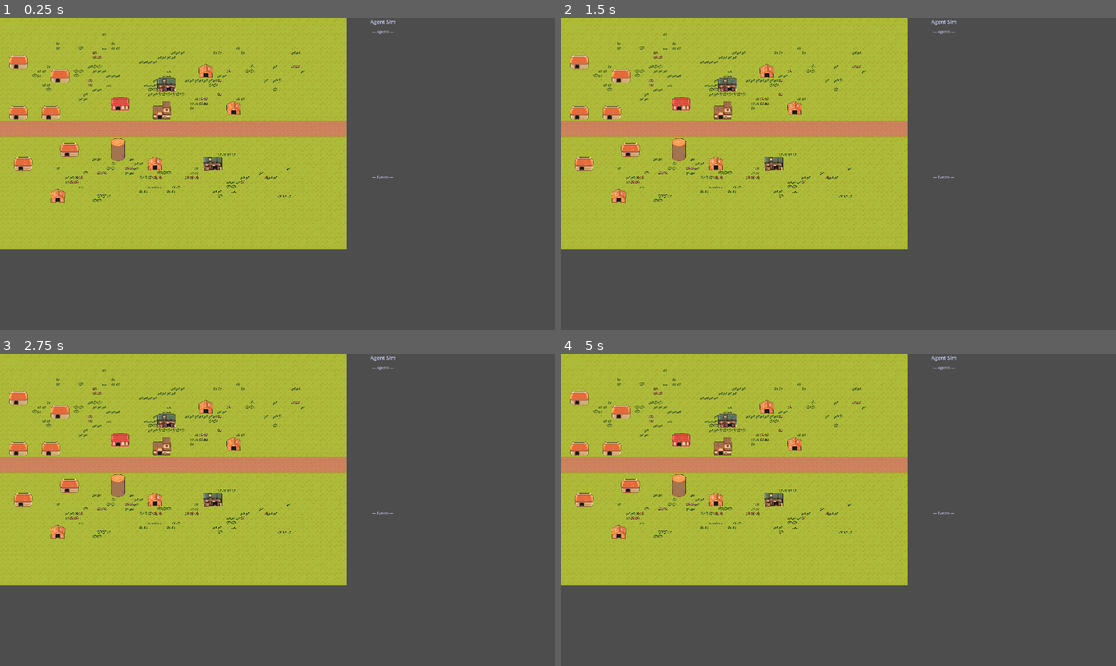
Above: before the commit, frames 1-4 (two rows, left to right).
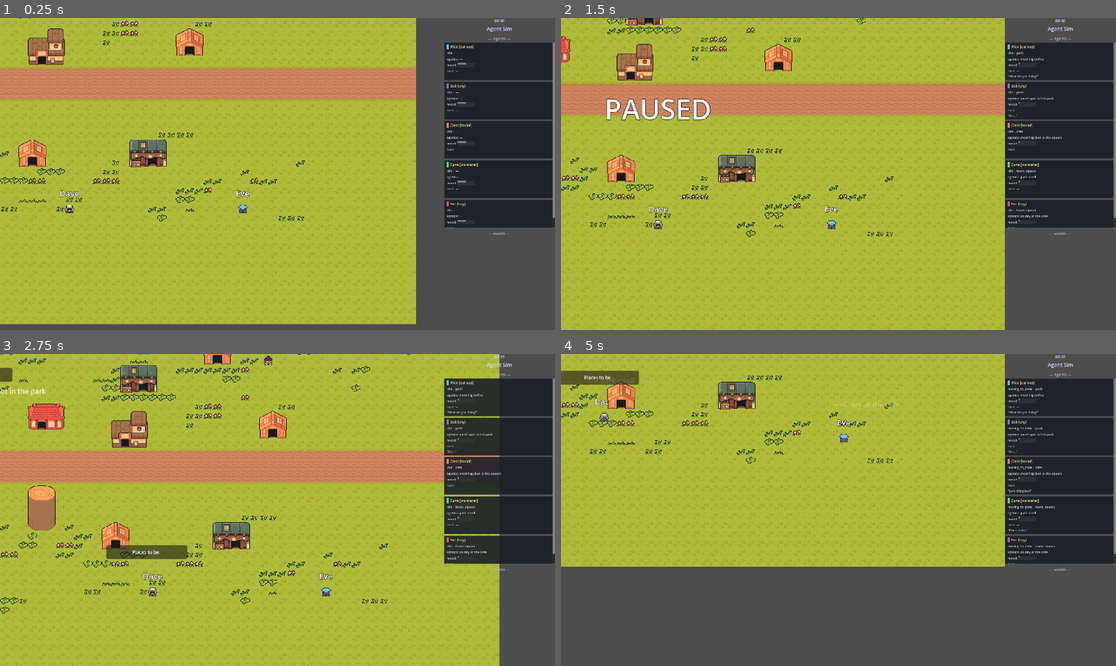
Above: after the commit, the same moments.

Repository: Erik-Huang/godot-agent-sim
Game: Godot game, scene res://main.tscn
Same seed, same stepped clock (60 frames per second), same inputs: the game is played once before the commit and once after it.
Inputs (mouse positions are in pixels of both pictures, inside the frame that each line leads up to):
- Up to frame 1 (0.25 s): no input
- Up to frame 2 (1.5 s): tap Enter (ui_accept) at 0.5, 0.77, 1.25 s; move the mouse to (960, 158) at 0.52 s; click (960, 158) at 0.67 s; drag from (727, 189) to (810, 236) at 1.27 s
- Up to frame 3 (2.75 s): tap Enter (ui_accept) at 2 s; move the mouse to (333, 441) at 2.02 s; click (333, 441) at 2.17 s
- Up to frame 4 (5 s): drag from (810, 572) to (672, 463) at 2.77 s; move the mouse to (1005, 556) at 3.52 s; click (1005, 556) at 3.67 s; tap Enter (ui_accept) at 3.77, 4.25 s; drag from (672, 463) to (755, 432) at 4.27 s

The runs differ from the first frame. In frame 1, 55% of the frame differs, in the area x 0-100%, y 0-99%; in frame 2, 62%; in frame 3, 63%, in the area x 0-100%, y 0-100%; in frame 4, 38%.
Error before the commit: Parse Error: Too many arguments for "request_reflection()" call. Expected at most 1 but received 2. (res://main.gd:337)

Commit message:
fix(sim): sim-time memory decay + throttle UI polling to 0.5s (BUG-002, PERF-001)

Diff:
--- a/agent.gd
+++ b/agent.gd
@@ -387,7 +387,7 @@
 	# GFX-003: Enrich bubble with last memory snippet
 	var display_text: String = text
 	if MemoryService:
-		var top_mems: Array = MemoryService.get_top_memories(agent_name, 1)
+		var top_mems: Array = MemoryService.get_top_memories(agent_name, 1, sim_time)  # BUG-002
 		if top_mems.size() > 0:
 			var snippet: String = top_mems[0]["text"]
 			if snippet.length() > 40:
--- a/llm_dialogue.gd
+++ b/llm_dialogue.gd
@@ -135,10 +135,11 @@
 	)
 
 # MEM-003: Format top memories as a text block for prompt injection
-func _format_memories_block(agent_name: String, n: int = 3) -> String:
+# BUG-002: Accept sim_time for sim-time-aware scoring
+func _format_memories_block(agent_name: String, n: int = 3, current_sim_time: float = -1.0) -> String:
 	if not MemoryService:
 		return ""
-	var memories: Array = MemoryService.get_top_memories(agent_name, n)
+	var memories: Array = MemoryService.get_top_memories(agent_name, n, current_sim_time)
 	if memories.size() == 0:
 		return ""
 	var lines: String = "Recent memories:\n"
@@ -176,7 +177,7 @@
 
 func _do_dialogue_request(agent: CharacterBody2D, other: CharacterBody2D, cache_key: String) -> void:
 	# MEM-003 + INT-002: Richer prompt with memory context
-	var memories_block: String = _format_memories_block(agent.agent_name, 3)
+	var memories_block: String = _format_memories_block(agent.agent_name, 3, agent.sim_time)  # BUG-002
 	# AUDIT-009: Default to "between areas" when zone string is empty
 	var zone_name: String = agent.current_zone if agent.current_zone != "" else "between areas"
 	var prompt_text: String = "You are %s, a %s person currently in the %s area.\n%sYou just encountered %s, who is %s.\nWrite ONE sentence (max 12 words) you would say to them. Reply with ONLY the sentence." % [
@@ -204,7 +205,7 @@
 		# INT-003: Fallback observation on HTTP failure
 		if MemoryService and is_instance_valid(other):
 			var zone_name: String = agent.current_zone if agent.current_zone != "" else "somewhere"
-			MemoryService.add_observation(agent.agent_name, "I tried talking to %s near the %s but couldn't find words" % [other.agent_name, zone_name], 4, ["social"])
+			MemoryService.add_observation(agent.agent_name, "I tried talking to %s near the %s but couldn't find words" % [other.agent_name, zone_name], 4, ["social"], agent.sim_time)  # BUG-002
 		return
 
 	var json: JSON = JSON.new()
@@ -216,7 +217,7 @@
 		# INT-003: Fallback observation on parse failure
 		if MemoryService and is_instance_valid(other):
 			var zone_name: String = agent.current_zone if agent.current_zone != "" else "somewhere"
-			MemoryService.add_observation(agent.agent_name, "I tried talking to %s near the %s but couldn't find words" % [other.agent_name, zone_name], 4, ["social"])
+			MemoryService.add_observation(agent.agent_name, "I tried talking to %s near the %s but couldn't find words" % [other.agent_name, zone_name], 4, ["social"], agent.sim_time)  # BUG-002
 		return
 
 	var data: Dictionary = json.data
@@ -233,8 +234,8 @@
 		if MemoryService and is_instance_valid(other):
 			var zone_name: String = agent.current_zone if agent.current_zone != "" else "somewhere"
 			var obs_text: String = "I talked to %s near the %s. They said: '%s'" % [other.agent_name, zone_name, text]
-			MemoryService.add_observation(agent.agent_name, obs_text, 6, ["social", "interaction"])
-			MemoryService.add_observation(other.agent_name, "I was approached by %s in the %s" % [agent.agent_name, zone_name], 5, ["social"])
+			MemoryService.add_observation(agent.agent_name, obs_text, 6, ["social", "interaction"], agent.sim_time)  # BUG-002
+			MemoryService.add_observation(other.agent_name, "I was approached by %s in the %s" % [agent.agent_name, zone_name], 5, ["social"], other.sim_time)  # BUG-002
 			# MEM-004: Update social relationships (both directions)
 			MemoryService.update_relationship(agent.agent_name, other.agent_name, 0.1)
 			MemoryService.update_relationship(other.agent_name, agent.agent_name, 0.1)
@@ -245,7 +246,7 @@
 		# INT-003: Fallback observation when LLM returns no choices
 		if MemoryService and is_instance_valid(other):
 			var zone_name: String = agent.current_zone if agent.current_zone != "" else "somewhere"
-			MemoryService.add_observation(agent.agent_name, "I tried talking to %s near the %s but couldn't find words" % [other.agent_name, zone_name], 4, ["social"])
+			MemoryService.add_observation(agent.agent_name, "I tried talking to %s near the %s but couldn't find words" % [other.agent_name, zone_name], 4, ["social"], agent.sim_time)  # BUG-002
 
 
 # AUDIT-003: Generate a response for the interaction partner
@@ -278,7 +279,7 @@
 		_dispatch_next()
 		return
 
-	var memories_block: String = _format_memories_block(other.agent_name, 2)
+	var memories_block: String = _format_memories_block(other.agent_name, 2, other.sim_time)  # BUG-002
 	var prompt_text: String = "You are %s, a %s person.\n%s%s just said to you: \"%s\"\nWrite a SHORT reply (max 8 words). Reply with ONLY the sentence." % [
 		other.agent_name, other.personality, memories_block, agent.agent_name, initiator_text
 	]
@@ -302,7 +303,8 @@
 
 
 # MEM-005: Reflection synthesis — LLM generates insight from recent observations
-func request_reflection(agent_name: String) -> void:
+# BUG-002: Accept sim_time for sim-time-aware memory storage
+func request_reflection(agent_name: String, sim_time: float = -1.0) -> void:
 	var api_key: String = OS.get_environment("OPENAI_API_KEY")
 	if api_key == "":
 		return  # Reflections are non-critical; silently skip without API
@@ -312,10 +314,10 @@
 		return
 
 	_dispatch_or_queue(func() -> void:
-		_do_reflection_request(agent_name, recent_obs)
-	)
-
-func _do_reflection_request(agent_name: String, recent_obs: Array) -> void:
+		_do_reflection_request(agent_name, recent_obs, sim_time)
+	)
+
+func _do_reflection_request(agent_name: String, recent_obs: Array, sim_time: float = -1.0) -> void:
 	var formatted_obs: String = ""
 	for obs in recent_obs:
 		formatted_obs += "- %s\n" % obs["text"]
@@ -338,7 +340,7 @@
 					if data.has("choices") and data["choices"].size() > 0:
 						var insight_text: String = data["choices"][0]["message"]["content"].strip_edges()
 						if insight_text.length() > 0 and MemoryService:
-							MemoryService.add_observation(agent_name, insight_text, 8, ["reflection"])
+							MemoryService.add_observation(agent_name, insight_text, 8, ["reflection"], sim_time)  # BUG-002
 	)
 
 # INT-004: Daily agenda generation via LLM
--- a/memory_service.gd
+++ b/memory_service.gd
@@ -11,7 +11,7 @@
 # MEM-005: Reflection synthesis — tracks observations since last reflection per agent
 var reflection_counters: Dictionary = {}
 const REFLECTION_THRESHOLD: int = 15
-signal on_reflection_ready(agent_name: String)
+signal on_reflection_ready(agent_name: String, sim_time: float)  # BUG-002: added sim_time
 
 const MAX_OBSERVATIONS_PER_AGENT: int = 200
 const MEMORY_DIR: String = "user://memory/"
@@ -34,7 +34,8 @@
 	if what == NOTIFICATION_WM_CLOSE_REQUEST:
 		save_memories()
 
-func add_observation(agent_name: String, text: String, importance: int = 5, tags: Array = []) -> void:
+# BUG-002: sim_time param (hours, e.g. 8.0 = 8am). -1.0 = use wall-clock fallback.
+func add_observation(agent_name: String, text: String, importance: int = 5, tags: Array = [], sim_time: float = -1.0) -> void:
 	if not observations.has(agent_name):
 		observations[agent_name] = []
 
@@ -44,6 +45,9 @@
 		"importance": clampi(importance, 1, 10),
 		"tags": tags,
 	}
+	# BUG-002: Store sim-time alongside wall-clock for recency decay
+	if sim_time >= 0.0:
+		entry["sim_time"] = sim_time
 	observations[agent_name].append(entry)
 
 	# MEM-005: Track observations for reflection synthesis
@@ -51,22 +55,22 @@
 		reflection_counters[agent_name] = 0
 	reflection_counters[agent_name] += 1
 	if reflection_counters[agent_name] >= REFLECTION_THRESHOLD:
-		on_reflection_ready.emit(agent_name)
+		on_reflection_ready.emit(agent_name, sim_time)  # BUG-002
 		reflection_counters[agent_name] = 0
 
 	# Evict lowest-score entry if over cap
 	if observations[agent_name].size() > MAX_OBSERVATIONS_PER_AGENT:
-		_evict_lowest(agent_name)
+		_evict_lowest(agent_name, sim_time)
 
-func get_top_memories(agent_name: String, n: int = 5) -> Array:
+# BUG-002: current_sim_time (hours). -1.0 = use wall-clock fallback.
+func get_top_memories(agent_name: String, n: int = 5, current_sim_time: float = -1.0) -> Array:
 	if not observations.has(agent_name):
 		return []
 
-	var now_sec: float = Time.get_unix_time_from_system()
 	var scored: Array = []
 
 	for obs in observations[agent_name]:
-		var score: float = _score_observation(obs, now_sec)
+		var score: float = _score_observation(obs, current_sim_time)
 		scored.append({"obs": obs, "score": score})
 
 	scored.sort_custom(func(a: Dictionary, b: Dictionary) -> bool: return a["score"] > b["score"])
@@ -146,18 +150,25 @@
 		file_name = dir.get_next()
 	dir.list_dir_end()
 
-func _score_observation(obs: Dictionary, now_sec: float) -> float:
-	var age_sec: float = now_sec - obs["timestamp_sec"]
+# BUG-002: Unified scoring with sim-time preference and wall-clock fallback.
+# current_sim_time in hours (-1.0 = use wall-clock).
+func _score_observation(obs: Dictionary, current_sim_time: float = -1.0) -> float:
+	var age_sec: float
+	if current_sim_time >= 0.0 and obs.has("sim_time"):
+		# Sim-time path: convert hours → seconds for consistent decay constant
+		age_sec = (current_sim_time - obs["sim_time"]) * 3600.0
+	else:
+		# Wall-clock fallback for legacy observations or unknown sim_time
+		age_sec = Time.get_unix_time_from_system() - obs["timestamp_sec"]
 	return 0.3 * exp(-age_sec / 3600.0) + 0.7 * obs["importance"]
 
-func _evict_lowest(agent_name: String) -> void:
-	var now_sec: float = Time.get_unix_time_from_system()
+func _evict_lowest(agent_name: String, current_sim_time: float = -1.0) -> void:
 	var lowest_score: float = INF
 	var lowest_idx: int = 0
 
 	for i in range(observations[agent_name].size()):
 		var obs: Dictionary = observations[agent_name][i]
-		var score: float = _score_observation(obs, now_sec)
+		var score: float = _score_observation(obs, current_sim_time)
 		if score < lowest_score:
 			lowest_score = score
 			lowest_idx = i
--- a/ui.gd
+++ b/ui.gd
@@ -14,6 +14,13 @@
 
 func _ready() -> void:
 	_setup_panel_background()
+	# PERF-001: Poll agents on a 0.5s timer instead of every frame
+	var poll_timer := Timer.new()
+	poll_timer.name = "PollTimer"
+	poll_timer.wait_time = 0.5
+	poll_timer.autostart = true
+	add_child(poll_timer)
+	poll_timer.timeout.connect(_poll_agents)
 
 func _setup_panel_background() -> void:
 	# Apply background style directly on this panel node
@@ -137,8 +144,8 @@
 func _apply_muted_color(label: Label) -> void:
 	label.add_theme_color_override("font_color", Color(0.8, 0.8, 0.85))
 
-func _process(_delta: float) -> void:
-	# Pull live data from all registered agents each frame
+# PERF-001: Polls on 0.5s timer instead of every frame
+func _poll_agents() -> void:
 	for agent in agent_refs:
 		if not is_instance_valid(agent):
 			continue
@@ -172,7 +179,7 @@
 		_update_mood_bar(card["mood_bar_fill"], avg_sentiment)
 
 		# Last memory
-		var top_mems: Array = MemoryService.get_top_memories(aname, 1)
+		var top_mems: Array = MemoryService.get_top_memories(aname, 1, agent.sim_time)  # BUG-002
 		if top_mems.size() > 0:
 			var snippet: String = top_mems[0].get("text", "")
 			if snippet.length() > 40:
Not shown, changed: CLAUDE.md
